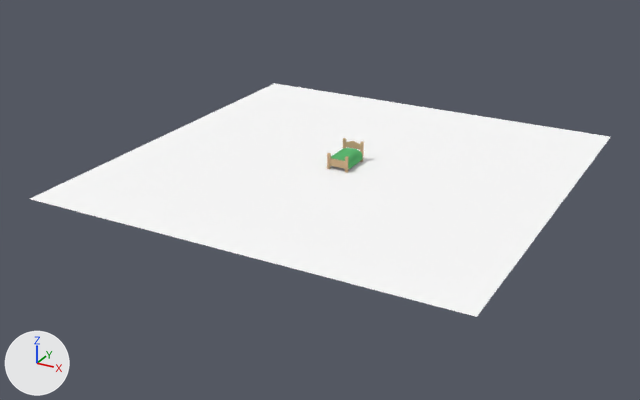
The Blender file art_src/tilesets/dungeon/bed.blend as it was, and as the next commit left it.
Both versions are drawn from a camera (50 mm lens) standing at (17.6, -34.4, 15.2) and looking at (-0.6, -1.3, -1.4). The axes (+X, +Y, +Z) are drawn at lower left. The lights are the same throughout.

In view in the first picture: 'Blanket', 'Plane'.
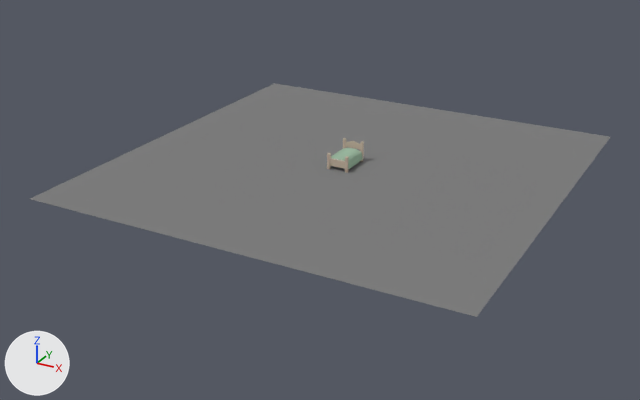
Pixel boxes (x1, y1, x2, y2) of what changed, in the pictures (640 x 400 px):
'Plane', recoloured (white to grey): (30, 83, 610, 317) in both
'Blanket', recoloured: (331, 148, 363, 169) in both

Patch to the scene script:
```diff
--- a/art_src/tilesets/dungeon/bed.blend.py
+++ b/art_src/tilesets/dungeon/bed.blend.py
@@ mat_blanket @@
 mat_blanket = diffuse_material('Blanket')
-mat_blanket.base_color = (0.119, 0.489, 0.172)  # green #61ba73
+mat_blanket.base_color = (0.336, 0.489, 0.358)  # grey #9dbaa1
@@ mat_shadow @@
+mat_shadow = diffuse_material('Shadow')
+mat_shadow.base_color = (0.216, 0.216, 0.216)  # grey #808080
@@ me_plane_002 @@
 me_plane_002.from_pydata(...)  # 4 vertices, 1 face; spans x -1.0..1.0, y -1.0..1.0, z 0.0
-me_plane_002.materials.append(mat_shadowcatcher)  # white #ffffff
+me_plane_002.materials.append(mat_shadow)  # grey #808080
```
